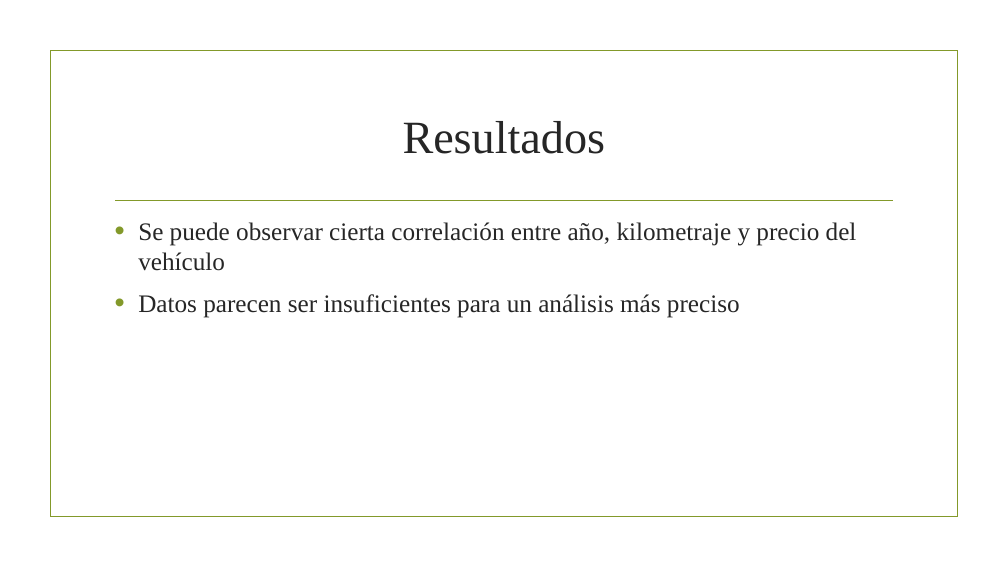
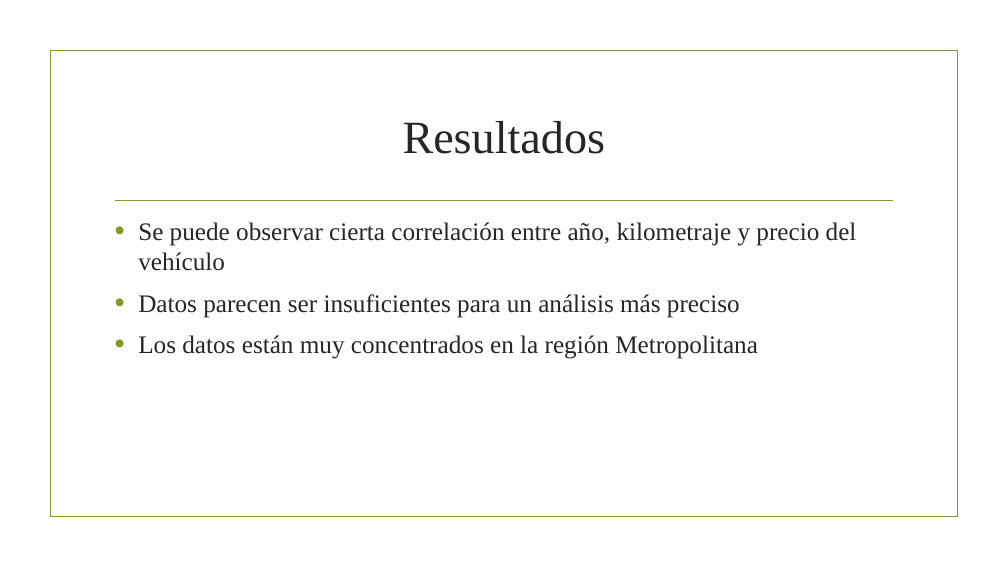
Before and after one commit to AlonsoCasanova/Proyecto-IMT2200, a slide deck: slide 9 of presentacion.pptx. Drawn at 1008x567 pixels with LibreOffice and Linux fonts; fonts in the diff are those of the drawing; background and template pictures are left out. Boxes give left, top, right and bottom in pixels: in the first picture for what was removed or moved away, otherwise in the second. Text is boxed around its words. In the diff, an @@ line names an element or a change of style, - is before the commit and + after.

```diff
--- a/presentacion.pptx
+++ b/presentacion.pptx
@@ text at <box>138,335,758,359</box>: paragraph added @@
+• Los datos están muy concentrados en la región Metropolitana
```
Also in this commit, not shown: 1 other file.
